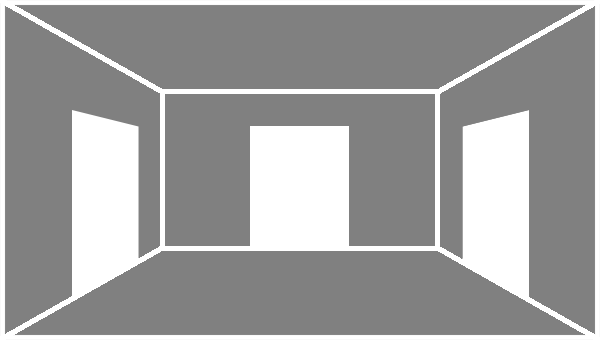
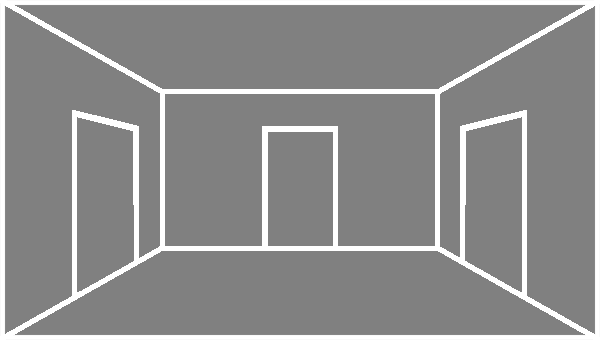
Layered file, before and after one edit (600 × 340). Changes by layer:
added layer "Layer 10" above "Layer 9" over (268, 110, 527, 292)
painted on "Layer 9" over (72, 110, 529, 297)
painted on "Layer 6" over (72, 110, 349, 292)
